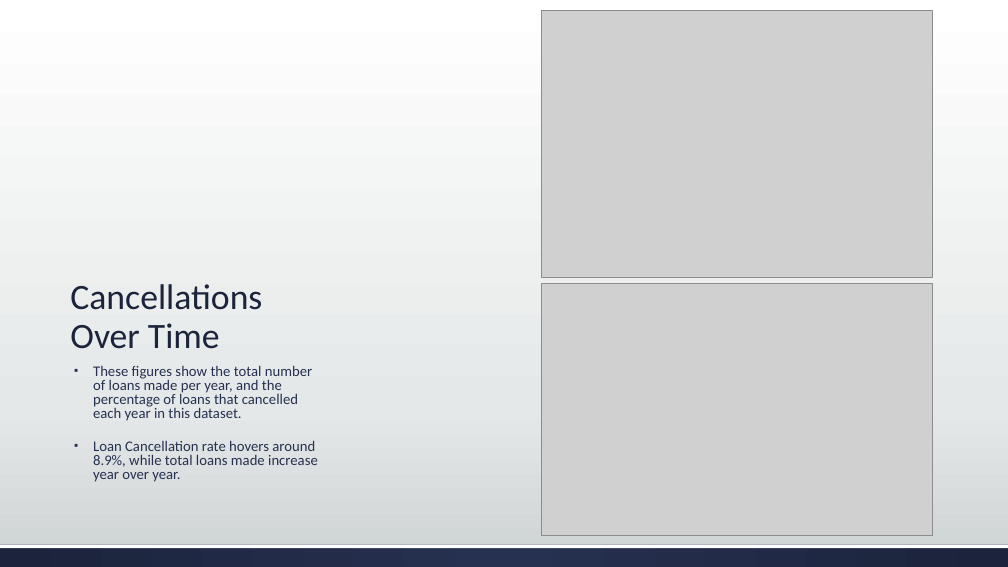
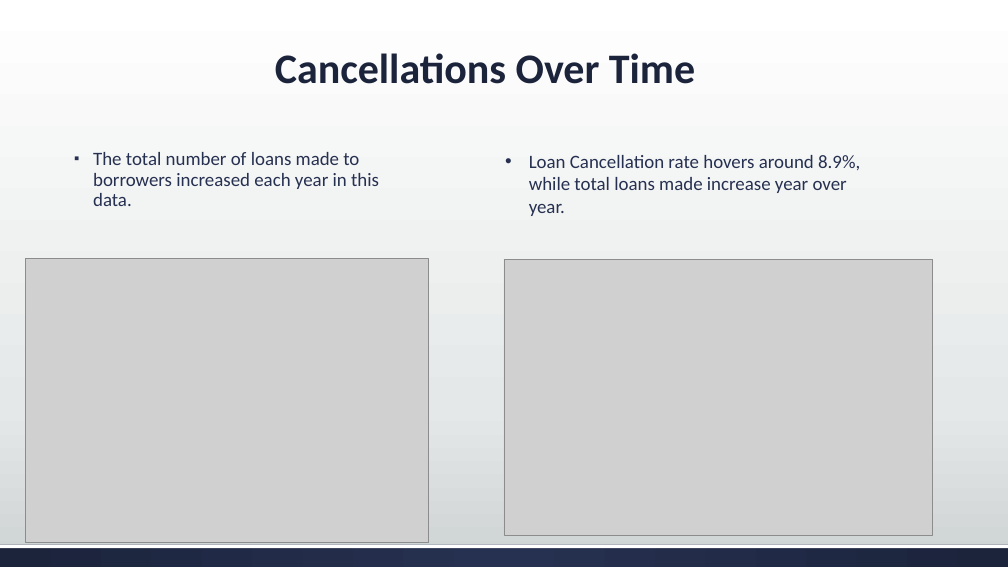
Before and after one commit to ericvan1325/IPFS-Analytics-Competiton, a slide deck: slide 10 of IPFS Analytics.pptx (slide 5 before the commit). Drawn at 1008x567 pixels with LibreOffice and Linux fonts; fonts in the diff are those of the drawing; grey boxes stand for pictures. Boxes give left, top, right and bottom in pixels: in the first picture for what was removed or moved away, otherwise in the second. Text is boxed around its words. In the diff, an @@ line names an element or a change of style, - is before the commit and + after.

```diff
--- a/IPFS Analytics.pptx
+++ b/IPFS Analytics.pptx
@@ title "Cancellations Over Time": place and size @@
-title "Cancellations Over Time" at box(70, 284, 262, 349)
+title "Cancellations Over Time" at box(275, 53, 695, 84)
@@ title "Cancellations Over Time" at box(275, 53, 695, 84): size 34 to 40 pt, bold on; alignment left to centre @@
@@ text at box(93, 152, 379, 206): text changed; size 14 to 18 pt @@
-▪ These figures show the total number of loans made per year, and the percentage of loans that cancelled each year in this dataset.
-▪ Loan Cancellation rate hovers around 8.9%, while total loans made increase year over year.
+▪ The total number of loans made to borrowers increased each year in this data.
@@ text added at box(529, 155, 860, 216), 18 pt, text #263050 @@
+• Loan Cancellation rate hovers around 8.9%, while total loans made increase year over year.
@@ picture: place and size @@
-picture at box(542, 11, 933, 277)
+picture at box(25, 259, 428, 543)
@@ picture: place and size @@
-picture at box(542, 284, 933, 535)
+picture at box(504, 259, 933, 536)
```
Also in this commit, not shown: 10 other slides changed, 23 slides added, 6 slides removed.
